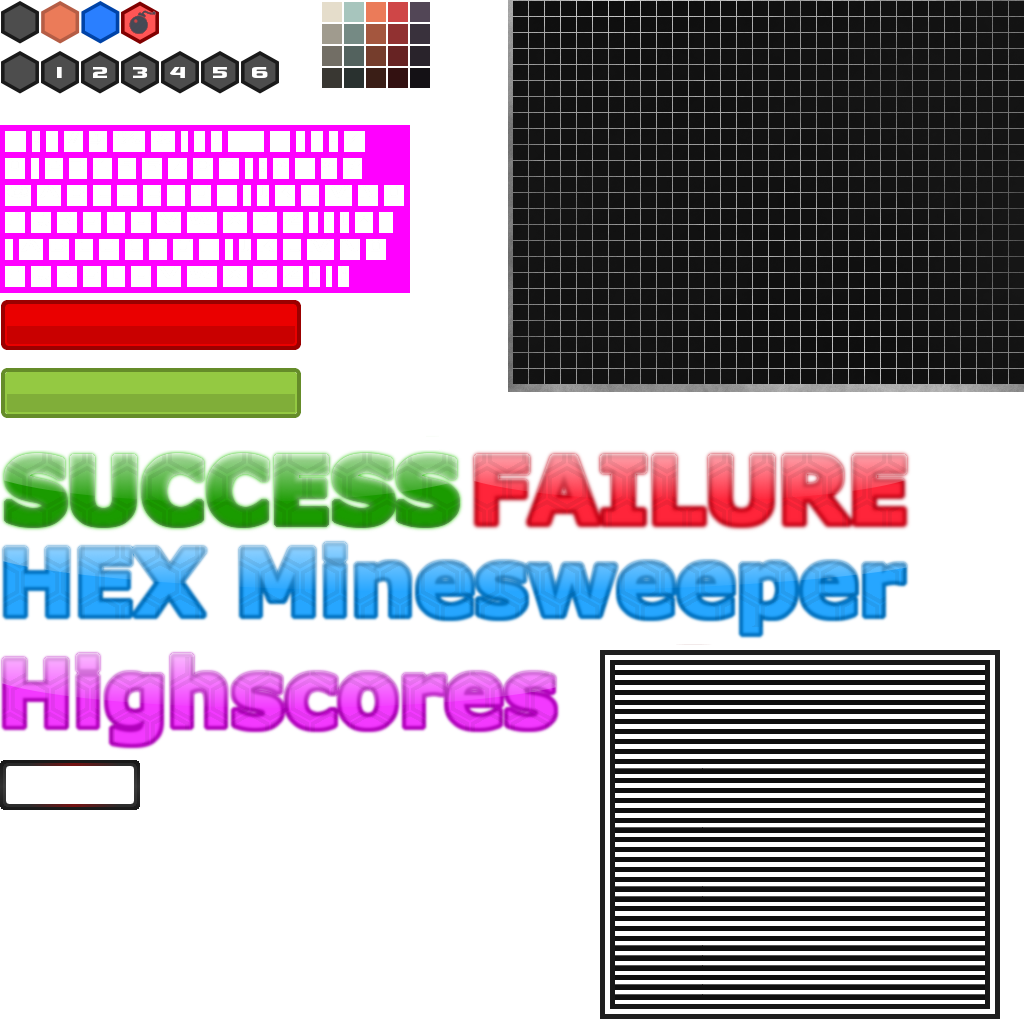
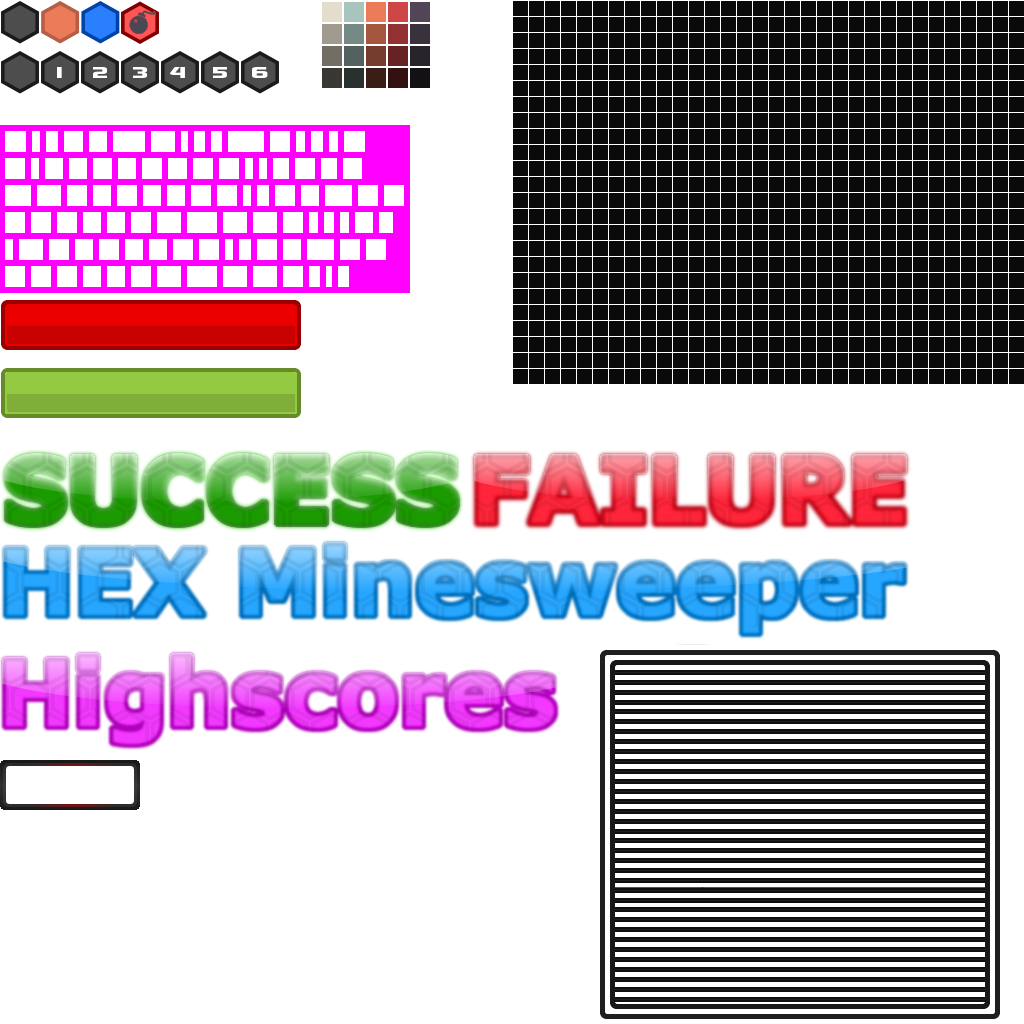
Layered file, before and after one edit (1024 x 1024). Changes by layer:
hid "Clouds" over box(508, 0, 1024, 392)
added layer "Ebene #4" above "Ebene #3" over box(600, 650, 1000, 1019)
added layer "Ebene #3" above "Ebene" over box(615, 672, 985, 1000)
added layer "Ebene" above "Ebene #1" over box(610, 660, 990, 1009)
painted on "Ebene #1" over box(600, 650, 1000, 1019)
